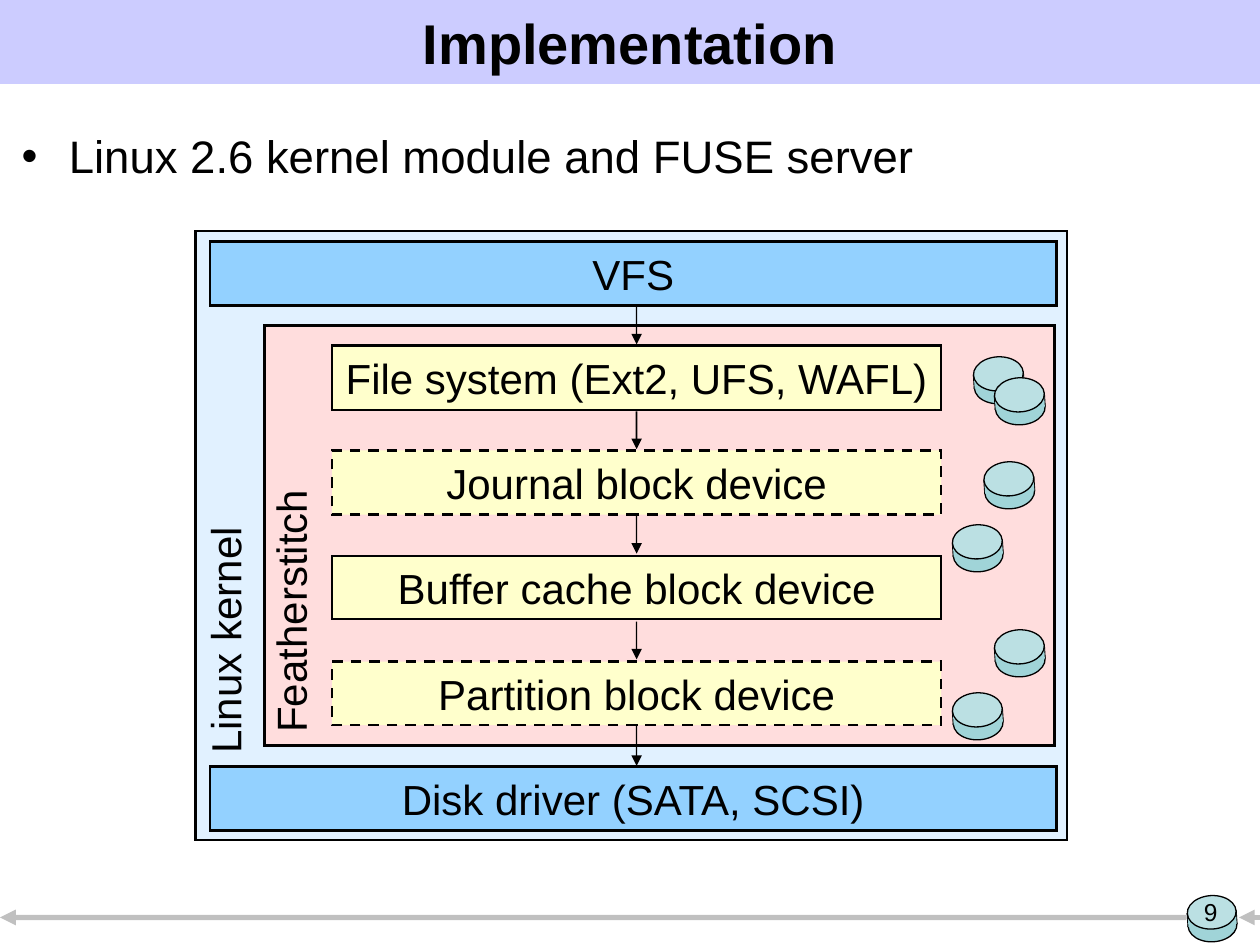
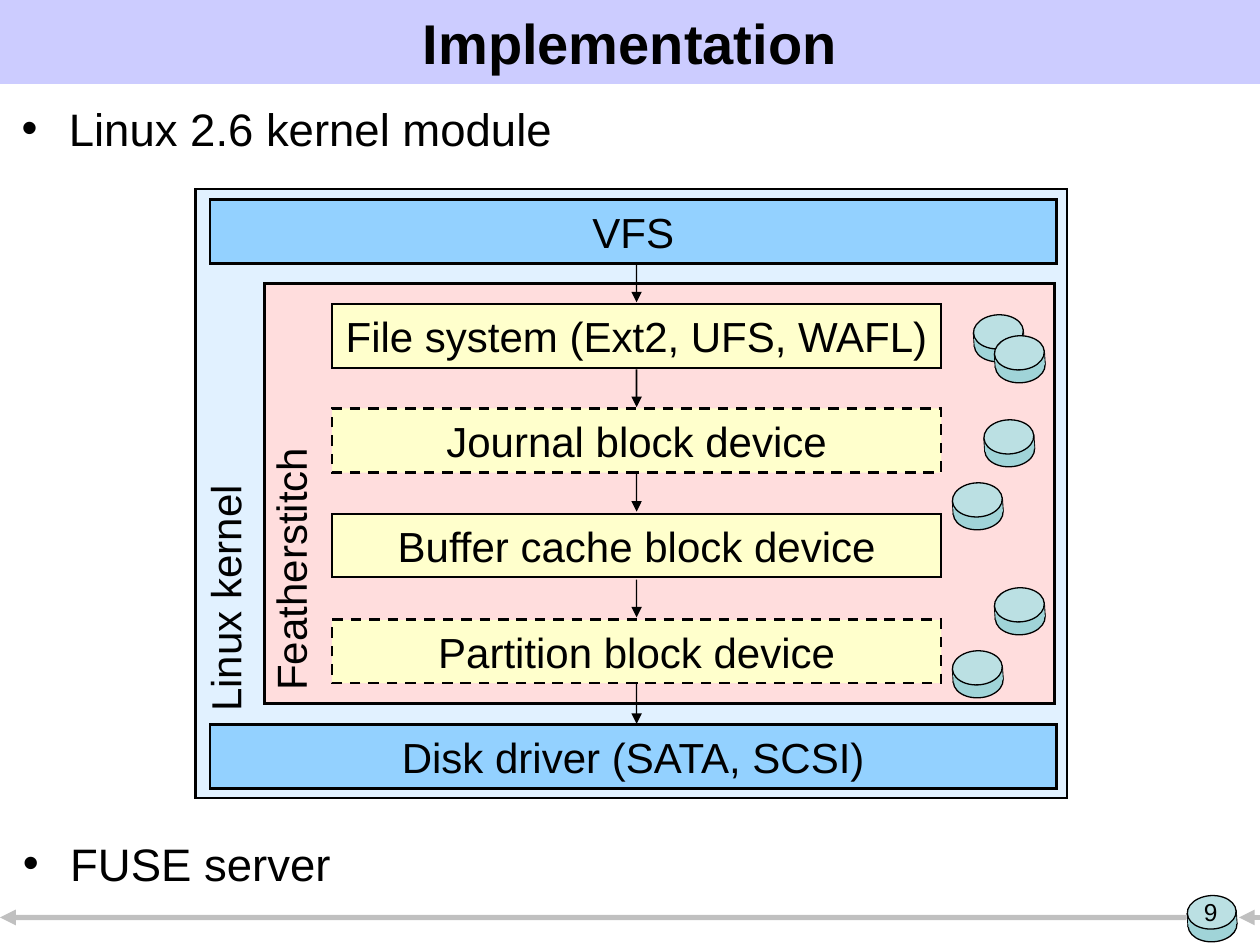
Before and after one commit to ucla-readable/fstitch-doc, a slide deck: slide 9 of sosp/pres.ppt. Drawn at 1260x945 pixels with LibreOffice and Linux fonts; fonts in the diff are those of the drawing. Boxes give left, top, right and bottom in pixels: in the first picture for what was removed or moved away, otherwise in the second. Text is boxed around its words. In the diff, an @@ line names an element or a change of style, - is before the commit and + after.

```diff
--- a/sosp/pres.ppt
+++ b/sosp/pres.ppt
@@ text at <box>69,113,551,147</box>: text changed @@
-• Linux 2.6 kernel module and FUSE server
+• Linux 2.6 kernel module
@@ 2 ellipses, 2 rectangles: place and size @@
-2 ellipses, 2 rectangles at <box>993,377,1047,426</box>
+2 ellipses, 2 rectangles at <box>973,314,1025,363</box>
@@ 2 ellipses, 2 rectangles: place and size @@
-2 ellipses, 2 rectangles at <box>973,355,1025,405</box>
+2 ellipses, 2 rectangles at <box>993,335,1047,384</box>
@@ 4 ellipses, 3 rectangles, 2 arrows: place and size @@
-4 ellipses, 3 rectangles, 2 arrows at <box>210,242,1057,725</box>
+4 ellipses, 3 rectangles, 2 arrows at <box>210,199,1057,682</box>
@@ 13 rectangles, 4 ellipses, 3 arrows, 2 texts: place and size @@
-13 rectangles, 4 ellipses, 3 arrows, 2 texts at <box>195,231,1067,839</box>
+13 rectangles, 4 ellipses, 3 arrows, 2 texts at <box>195,189,1067,798</box>
@@ text added at <box>70,849,330,882</box>, 26 pt, text #000000 @@
+• FUSE server
```
Also in this commit, not shown: 4 other slides changed, 1 slide added, 2 slides removed.
